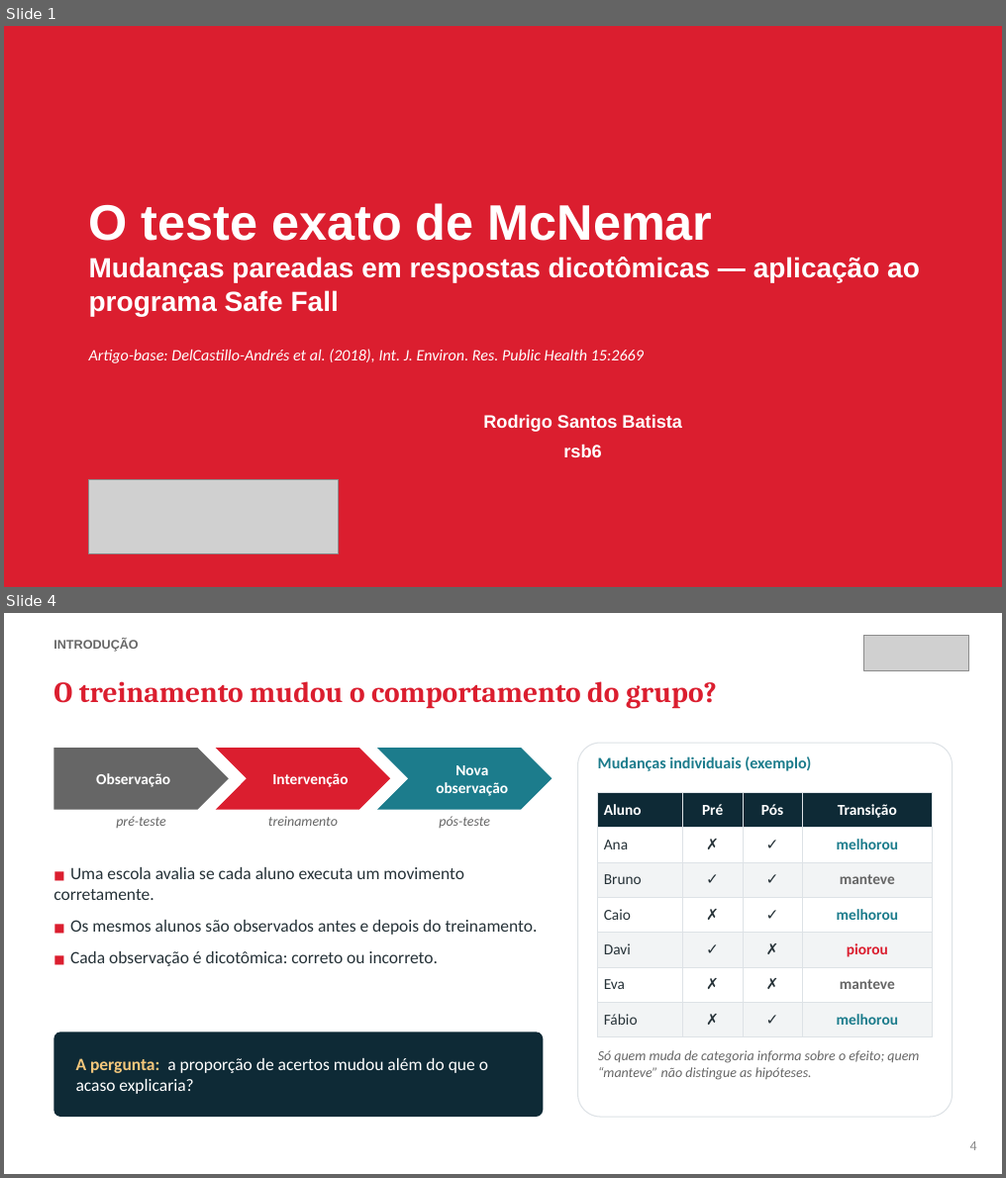
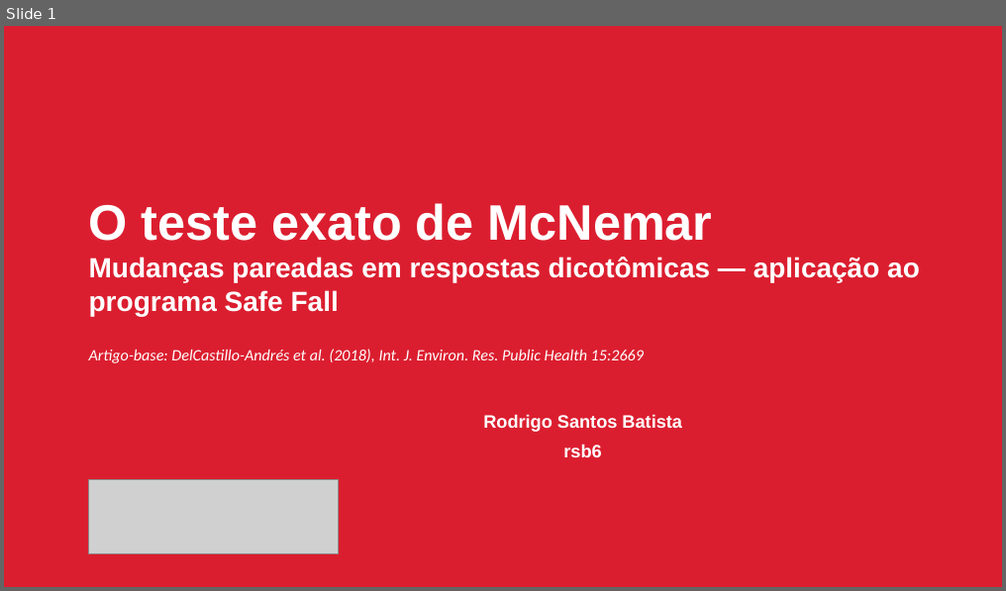
Before and after one commit to RodrigoSantosB/mcnemar-safe-fall, a slide deck: slides/apresentacao_mcnemar_safe_fall.pptx. Shown one above the other, each under a label of ours: slides 1 and 4 before the commit, slide 1 after it; the slides between them are not shown. The pictures are 1006x1178 and 1006x591 pixels, drawn with LibreOffice and Linux fonts; fonts in the diff are those of the drawing; grey boxes stand for pictures. Boxes give left, top, right and bottom in pixels: in the first picture for what was removed or moved away, otherwise in the second. Text is boxed around its words. In the diff, an @@ line names an element or a change of style, - is before the commit and + after.

```diff
--- a/slides/apresentacao_mcnemar_safe_fall.pptx
+++ b/slides/apresentacao_mcnemar_safe_fall.pptx
@@ slide 4 removed at [4,613,1002,1174], background #FFFFFF @@
@@ text removed at [54,639,138,652] @@
-INTRODUÇÃO
@@ picture removed at [864,635,969,670] @@
@@ text removed at [54,681,717,709] @@
-O treinamento mudou o comportamento do grupo?
@@ pentagon arrow removed at [54,748,229,810] @@
-Observação
@@ chevron removed at [216,748,390,810] @@
-Intervenção
@@ chevron removed at [377,748,551,810] @@
-Nova observação
@@ rounded rectangle removed at [578,743,952,1117] @@
@@ text removed at [598,757,811,771] @@
-Mudanças individuais (exemplo)
@@ text removed at [116,816,165,828] @@
-pré-teste
@@ text removed at [268,816,338,826] @@
-treinamento
@@ text removed at [439,816,490,828] @@
-pós-teste
@@ table removed at [598,792,932,1037], 7 rows, 4 columns @@
-Aluno | Pré | Pós | Transição
-Ana | ✗ | ✓ | melhorou
-Bruno | ✓ | ✓ | manteve
-Caio | ✗ | ✓ | melhorou
-Davi | ✓ | ✗ | piorou
-Eva | ✗ | ✗ | manteve
-Fábio | ✗ | ✓ | melhorou
@@ text removed at [54,867,538,966] @@
-■ Uma escola avalia se cada aluno executa um movimento corretamente.
-■ Os mesmos alunos são observados antes e depois do treinamento.
-■ Cada observação é dicotômica: correto ou incorreto.
@@ rounded rectangle removed at [54,1032,543,1117] @@
@@ text removed at [598,1051,919,1080] @@
-Só quem muda de categoria informa sobre o efeito; quem “manteve” não distingue as hipóteses.
@@ text removed at [76,1059,488,1094] @@
-A pergunta: a proporção de acertos mudou além do que o acaso explicaria?
@@ text removed at [970,1142,977,1151] @@
-4
```
Also in this commit, not shown: 16 slides changed, 14 slides added, 8 other slides removed, 49 other files.
